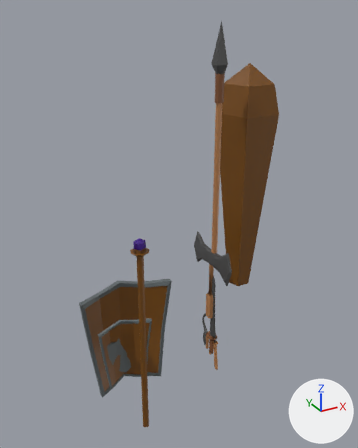
Renders of the FBX model Assets/Models/Medieval.fbx_Equipment/Medieval.fbx_Equipment.fbx from each side of a commit.
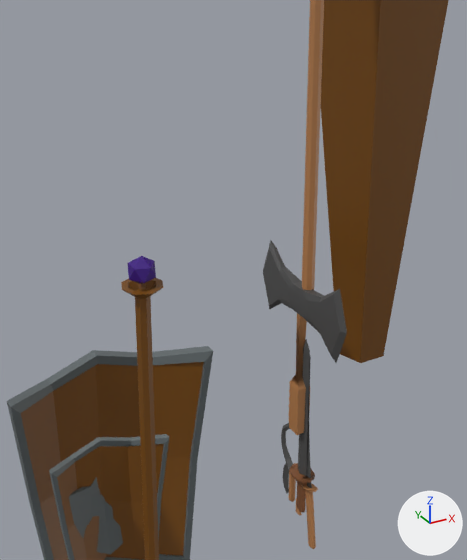
There are two pictures of each version: one whole from a 50 mm lens placed at (-1.96, -3.62, 4.14), pointed at (0.27, 0.44, 2.11), one close up on the part from 21% to 80% of the width and 27% to 84% of the height. Arrows for +X, +Y and +Z are at lower right; the lights stay in place. Where no turn or scale is listed for an object, it has been applied to the vertices. Vertices at the same position are counted once.

The first close-up shows 'Axe', 'Club', 'Katana', 'LargeWoodShield', 'MetalShield', 'Sceptre', 'Spear', 'Sword', 'WoodShield'.
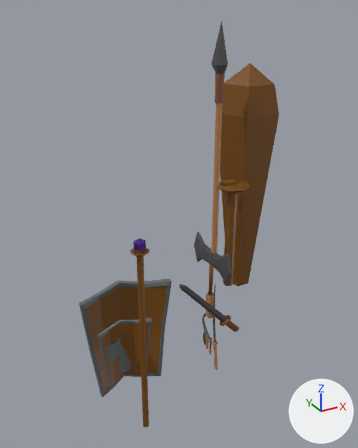
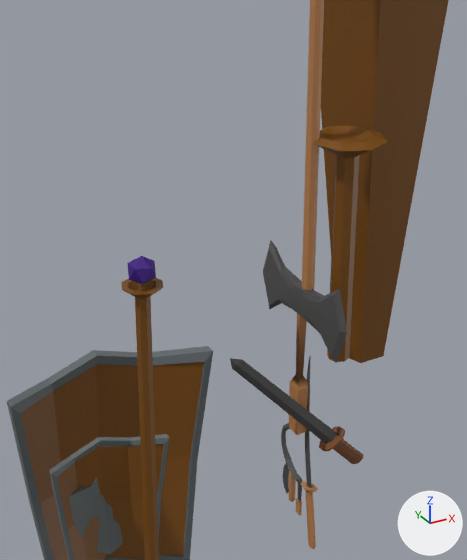
Where the newer file only moved an object's origin or applied its transform, the numbers keep the older frame.

What differs and where, as boxes (x1, y1, x2, y2) in the close-ups (467 x 560 px):
'Torch', added (brown): after (314, 126, 387, 362)
'Sword', reshaped (396% wider, 39% shorter): before (289, 339, 315, 513); after (230, 358, 363, 464)

What changed in the scene script:
```text
Add mat_wood:
    mat_wood = principled_material('Wood')
    mat_wood.base_color = (0.186, 0.0673, 0.0026)  # brown #774909
Change me_heroblade:
    where me_heroblade.from_pydata(...)  # 138 vertices, 138 faces; spans x -0.058..0.05, y -0.092..0.064, z 0.002..0.977
    used by ob_sword; location = (0.494, 0.114, 0.644)
    me_heroblade part 1: the whole mesh is multiplied about its middle by the matrix ((0.297, -0.672, -0.678), (0.948, 0.293, 0.124), (0.115, -0.68, 0.724)), then moved by (-0.054, -0.032, 0.124)
Add me_cylinder:
    me_cylinder.from_pydata(...)  # 42 vertices, 40 faces; spans x -0.168..0.168, y -0.168..0.168, z -0.355..0.732
    me_cylinder.materials.append(mat_wood)  # brown #774909
Add ob_torch:
    ob_torch = bpy.data.objects.new('Torch', me_cylinder)
    ob_torch.location = (0.634, 0.045, 1.869)
```
